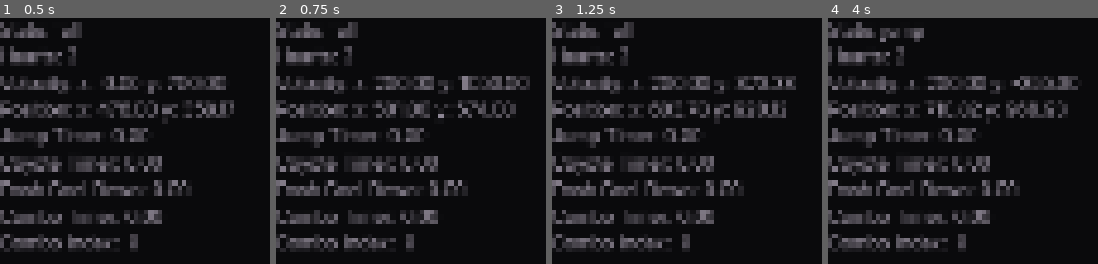
Above: before the commit, frames 1-4 (left to right).
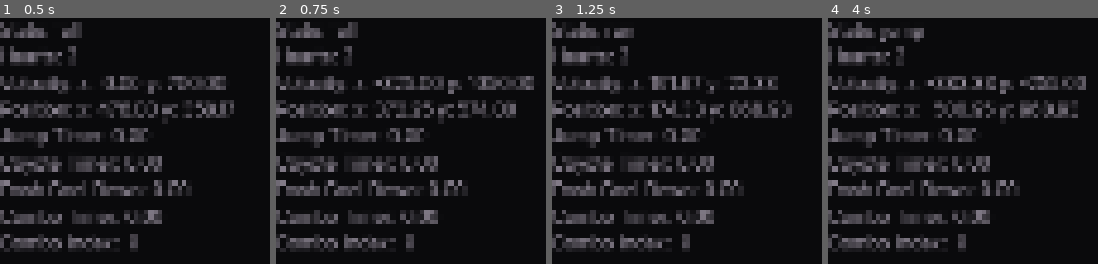
Above: after the commit, the same moments.

Repository: SinaMajdieh/boss-room
Game: Godot game, scene res://scenes/level.tscn
The game is run twice, just before and just after one commit, with the same random seed, the same clock (stepped at 60 frames per second) and the same inputs.
Inputs (mouse positions are in pixels of both pictures, inside the frame that each line leads up to):
- Up to frame 1 (0.5 s): no input
- Up to frame 2 (0.75 s): tap Enter at 0.5 s; move the mouse to (outside the picture) at 0.52 s; hold D (right) from 0.53 s (still down); right-click (outside the picture) at 0.6 s
- Up to frame 3 (1.25 s): keep holding D (right); tap Space (jump) at 0.77 s
- Up to frame 4 (4 s): move the mouse to (outside the picture) at 1.27 s; tap Right (attack) at 1.35 s; tap Space (jump) at 1.52, 3.02, 3.77 s; right-click (outside the picture) at 1.55 s; move the mouse to (outside the picture) at 2.02 s; release D (right) at 2.03 s; hold A (left) 2.03-2.78 s; tap Shift (dash) at 2.1 s; right-click (outside the picture) at 2.3 s; move the mouse to (outside the picture) at 2.77 s; hold D (right) from 2.78 s (still down); click (outside the picture) at 2.85 s; right-click (outside the picture) at 3.05 s; move the mouse to (outside the picture) at 3.52 s; right-click (outside the picture) at 3.6 s

Frame 1 is identical in both runs. In frame 2, 3.9% of the frame differs, in the area x 35-96%, y 23-41%; in frame 3, 4.4%; in frame 4, 4.9%, in the area x 37-96%, y 23-44%.

Commit message:
simple knock back

Diff:
--- a/project.godot
+++ b/project.godot
@@ -61,6 +61,11 @@
 "events": [Object(InputEventKey,"resource_local_to_scene":false,"resource_name":"","device":-1,"window_id":0,"alt_press …(195 unchanged characters)…
 ]
 }
+apply_knock_back={
+"deadzone": 0.2,
+"events": [Object(InputEventMouseButton,"resource_local_to_scene":false,"resource_name":"","device":-1,"window_id":0,"alt_pressed":false,"shift_pressed":false,"ctrl_pressed":false,"meta_pressed":false,"button_mask":2,"position":Vector2(302, 1),"global_position":Vector2(311, 49),"factor":1.0,"button_index":2,"canceled":false,"pressed":true,"double_click":false,"script":null)
+]
+}
 
 [layer_names]
 
--- a/scripts/player/movement/base_movement.gd
+++ b/scripts/player/movement/base_movement.gd
@@ -17,6 +17,9 @@
 func apply_gravity(_delta: float) -> void:
     pass
 
+func apply_knock_back(_knock_back_velocity: float) -> void:
+    print_rich("[color=yellow]apply_knock_back needs to be implemented")
+
 func process_jump() -> void:
     pass
 
--- a/scripts/player/movement/hollow_knight_movemnt.gd
+++ b/scripts/player/movement/hollow_knight_movemnt.gd
@@ -45,3 +45,9 @@
 	if not player.jump_timer.is_stopped():
 		player.velocity.y = -jump_force
 		player.jump_timer.stop()
+
+func apply_knock_back(knock_back_velocity: float) -> void:
+	if not facing_left:
+		player.velocity.x = -knock_back_velocity
+	else:
+		player.velocity.x = knock_back_velocity
--- a/scripts/player/player.gd
+++ b/scripts/player/player.gd
@@ -19,6 +19,8 @@
 func _process(_delta: float) -> void:
 	if Input.is_action_just_pressed("hurt"):
 		health.hurt()
+	if Input.is_action_just_pressed("apply_knock_back"):
+		movement.apply_knock_back(5 * movement.speed)
 
 func _physics_process(_delta: float) -> void:
 	move_and_slide()
